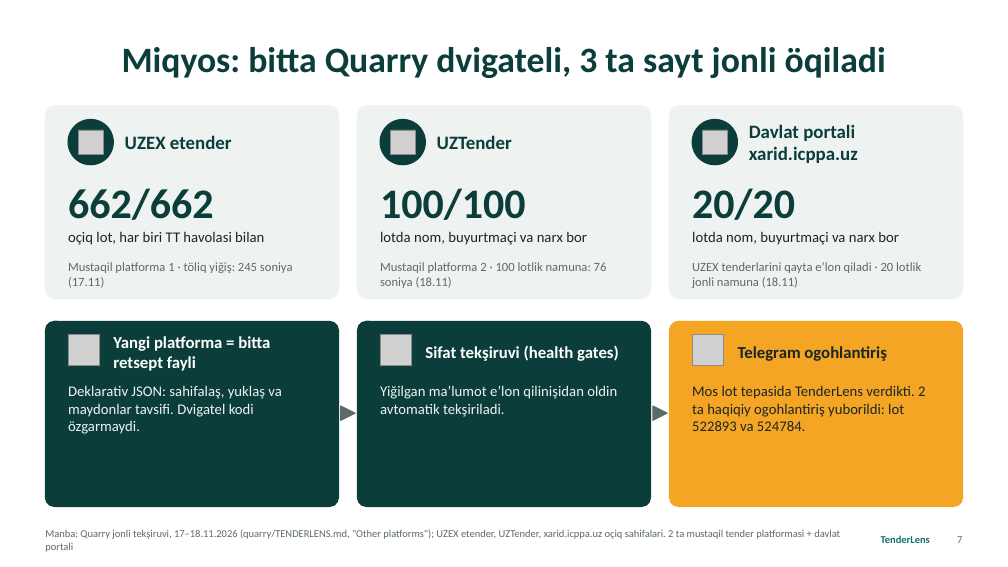
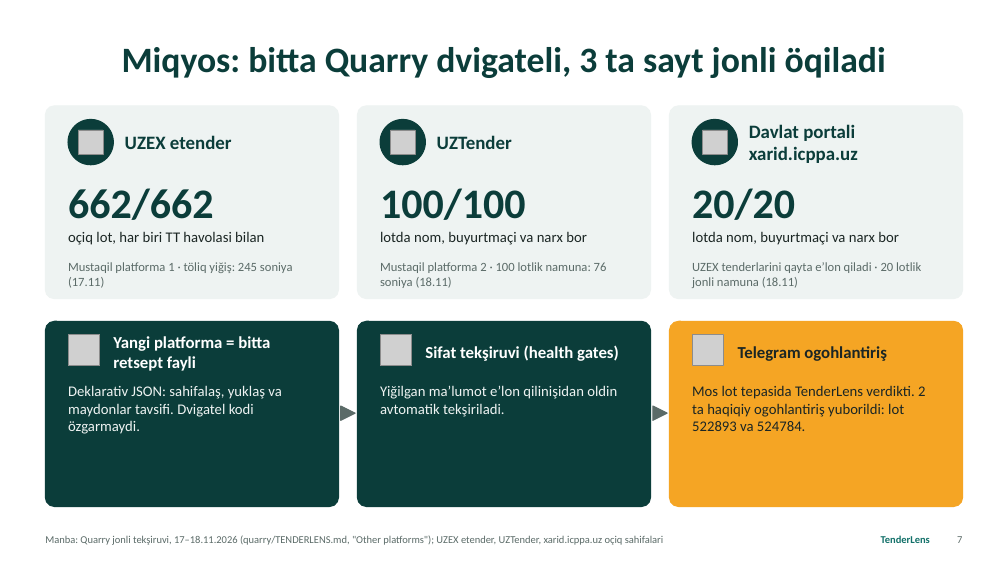
Before and after one commit to kamol1dn/tenderlens, a slide deck: slide 7 of tenderlens/deck/TenderLens_yangi_alifbo.pptx. Drawn at 1008x567 pixels with LibreOffice and Linux fonts; fonts in the diff are those of the drawing; grey boxes stand for pictures. Boxes give left, top, right and bottom in pixels: in the first picture for what was removed or moved away, otherwise in the second. Text is boxed around its words. In the diff, an @@ line names an element or a change of style, - is before the commit and + after.

Commit message:
deck: scale slide, 3 sites not 3 platforms

```diff
--- a/tenderlens/deck/TenderLens_yangi_alifbo.pptx
+++ b/tenderlens/deck/TenderLens_yangi_alifbo.pptx
@@ text at (45,535,663,545): text changed @@
-Manba: Quarry jonli tekşiruvi, 17–18.11.2026 (quarry/TENDERLENS.md, "Other platforms"); UZEX etender, UZTender, xarid.icppa.uz oçiq sahifalari. 2 ta mustaqil tender platformasi + davlat portali
+Manba: Quarry jonli tekşiruvi, 17–18.11.2026 (quarry/TENDERLENS.md, "Other platforms"); UZEX etender, UZTender, xarid.icppa.uz oçiq sahifalari
```
Also in this commit, not shown: 2 other files.
